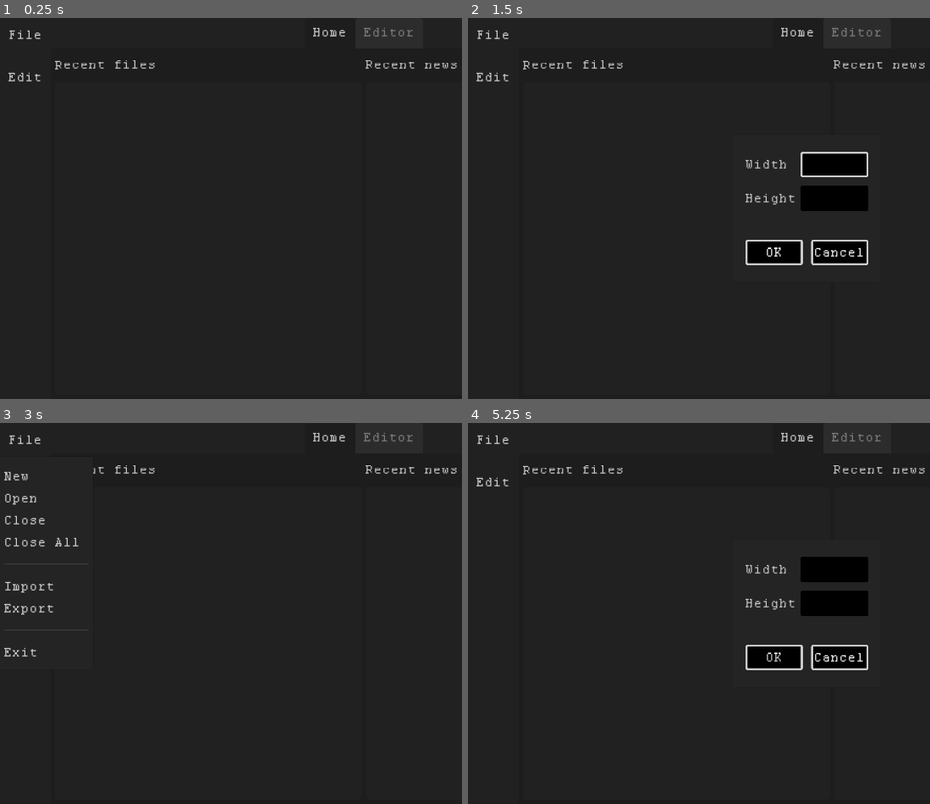
Above: before the commit, frames 1-4 (two rows, left to right).
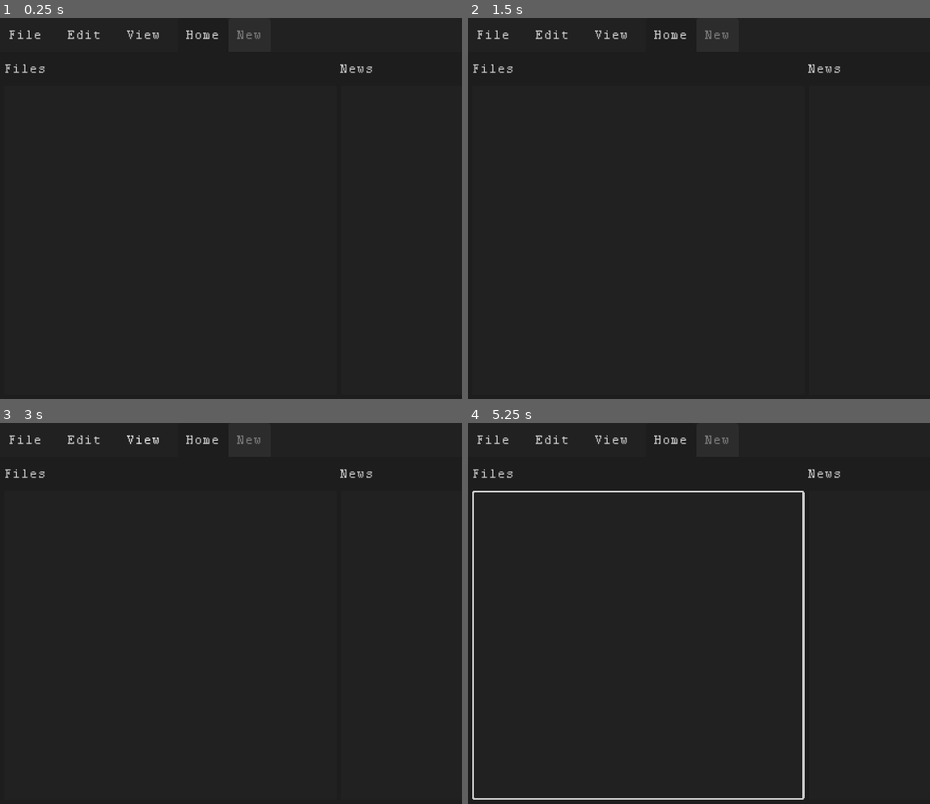
Above: after the commit, the same moments.

Repository: floppyhammer/PixE
Game: Godot game, scene res://scenes/ui/Main.tscn
Same seed, same stepped clock (60 frames per second), same inputs: the game is played once before the commit and once after it.
Inputs (mouse positions are in pixels of both pictures, inside the frame that each line leads up to):
- Up to frame 1 (0.25 s): no input
- Up to frame 2 (1.5 s): click "File" at 0.5 s; click "Edit" at 1.25 s
- Up to frame 3 (3 s): click (143, 438) at 2 s, where only the run after the commit has a clickable "View"; click "File" at 2.75 s
- Up to frame 4 (5.25 s): click "Edit" at 3.5 s; click (837, 659) at 4.25 s, where only the run before the commit has a clickable "Cancel"; click (772, 659) at 5 s, where only the run before the commit has a clickable "OK"

The runs differ from the first frame. In frame 1, 1.0% of the frame differs, in the area x 1-99%, y 2-17%; in frame 2, 4.8%; in frame 3, 1.6%; in frame 4, 6.1%, in the area x 0-99%, y 2-99%.

Commit message:
Make use of Tabs

Diff:
--- /dev/null
+++ b/HowToExportToAndroid.gd
@@ -0,0 +1,7 @@
+extends Node
+
+"""
+Linux:
+Install JDK through command line otherwise jarsigner wouldn't be found
+and export woull fail.
+"""
--- a/scenes/core/Editor.tscn
+++ b/scenes/core/Editor.tscn
@@ -296,15 +296,15 @@
 mouse_filter = 2
 
 [node name="PopupPanel" type="PopupPanel" parent="CenterContainer"]
-margin_left = 485.0
+margin_left = 479.0
 margin_top = 84.0
-margin_right = 795.0
+margin_right = 801.0
 margin_bottom = 636.0
 
 [node name="ColorPicker" parent="CenterContainer/PopupPanel" instance=ExtResource( 14 )]
 margin_left = 8.0
 margin_top = 16.0
-margin_right = 302.0
+margin_right = 314.0
 margin_bottom = 536.0
 
 [connection signal="color_selected" from="VBoxContainer/OpArea/Palette/Palette" to="." method="_on_Palette_color_selected"]
--- a/scenes/ui/Main.gd
+++ b/scenes/ui/Main.gd
@@ -1,8 +1,11 @@
 extends Panel
 
-onready var file_mb = $VBoxContainer/VBoxContainer/File
-onready var edit_mb = $VBoxContainer/VBoxContainer/Edit
-onready var editor = $VBoxContainer/TabContainer/Editor
+onready var file_mb = $VBoxC/MenuBar/File
+onready var edit_mb = $VBoxC/MenuBar/Edit
+onready var tabs = $VBoxC/MenuBar/Tabs
+onready var tab_c = $VBoxC/TabC
+
+var current_editor = null
 
 var editor_scene = preload("res://scenes/core/Editor.tscn")
 
@@ -12,22 +15,6 @@
 	_reload()
 
 	get_tree().connect("files_dropped", self, "_get_dropped_files_path")
-
-
-func _get_dropped_files_path(files : PoolStringArray, screen : int) -> void:
-	if not files.empty():
-		var file_path : String = files[0]
-		var err = loaded_image.load(file_path)
-		if err != OK:
-			return
-
-		var img_size = loaded_image.get_size()
-		if img_size.x == 0 or img_size.y == 0: return
-
-		var new_editor = editor_scene.instance()
-		new_editor.call_deferred("setup", img_size, loaded_image)
-		new_editor.name = file_path.get_basename().trim_prefix(file_path.get_base_dir())
-		$VBoxContainer/TabContainer.add_child(new_editor)
 
 
 func _reload():
@@ -47,6 +34,30 @@
 	edit_mb.get_popup().connect("index_pressed", self, "edit_mb_pressed")
 
 
+	tabs.add_tab("Home")
+	tabs.add_tab("New")
+
+
+func _get_dropped_files_path(files : PoolStringArray, screen : int) -> void:
+	if not files.empty():
+		var file_path : String = files[0]
+		var err = loaded_image.load(file_path)
+		if err != OK:
+			return
+
+		var img_size = loaded_image.get_size()
+		if img_size.x == 0 or img_size.y == 0: return
+
+		var new_editor = editor_scene.instance()
+		new_editor.call_deferred("setup", img_size, loaded_image)
+		var file_name = file_path.get_basename().trim_prefix(file_path.get_base_dir() + "/")
+
+		tab_c.add_child(new_editor)
+		tabs.add_tab(file_name)
+
+		current_editor = new_editor
+
+
 func _when_file_entry_pressed(index):
 	match index:
 		0:
@@ -57,41 +68,20 @@
 			get_tree().quit()
 
 
-func _on_Browser_article_pressed(url):
-	$Reader.prepare(url)
+func edit_mb_pressed(index):
+	if not current_editor: return
+
+	match index:
+		0:
+			current_editor.undo_canvas()
+		1:
+			current_editor.redo_canvas()
 
 
-func _on_Words_pressed():
-	$VBoxC/Middle.current_tab = 0
+func _on_Tabs_tab_changed(tab):
+	tab_c.current_tab = tab
 
-	$VBoxC/Top.show()
-
-
-func _on_Pictures_pressed():
-	$VBoxC/Middle.current_tab = 1
-
-	$VBoxC/Top.show()
-
-
-func _on_Audio_pressed():
-	$VBoxC/Middle.current_tab = 2
-
-	$VBoxC/Top.show()
-
-
-func _on_About_pressed():
-	$VBoxC/Middle.current_tab = 3
-
-	$VBoxC/Top.hide()
-
-
-func _on_BrowserImages_image_pressed():
-	$ImageViewer.show()
-
-
-func edit_mb_pressed(index):
-	match index:
-		0:
-			editor.undo_canvas()
-		1:
-			editor.redo_canvas()
+	if tab == 0:
+		current_editor = null
+	else:
+		current_editor = tab_c.get_child(tab)
--- a/scenes/ui/Main.tscn
+++ b/scenes/ui/Main.tscn
@@ -1,10 +1,12 @@
-[gd_scene load_steps=5 format=2]
+[gd_scene load_steps=6 format=2]
 
 [ext_resource path="res://tres/theme_dark.tres" type="Theme" id=1]
 [ext_resource path="res://scenes/ui/OpenSpriteDialog.tscn" type="PackedScene" id=2]
 [ext_resource path="res://scenes/core/Editor.tscn" type="PackedScene" id=3]
 [ext_resource path="res://scenes/ui/Main.gd" type="Script" id=4]
 
+[sub_resource type="StyleBoxEmpty" id=1]
+
 [node name="Main" type="Panel"]
 anchor_right = 1.0
 anchor_bottom = 1.0
@@ -14,7 +16,7 @@
 "_edit_use_anchors_": false
 }
 
-[node name="VBoxContainer" type="HBoxContainer" parent="."]
+[node name="VBoxC" type="VBoxContainer" parent="."]
 anchor_right = 1.0
 anchor_bottom = 1.0
 custom_constants/separation = 0
@@ -22,21 +24,21 @@
 "_edit_use_anchors_": false
 }
 
-[node name="VBoxContainer" type="VBoxContainer" parent="VBoxContainer"]
-margin_right = 96.0
-margin_bottom = 720.0
+[node name="MenuBar" type="HBoxContainer" parent="VBoxC"]
+margin_right = 1280.0
+margin_bottom = 64.0
 custom_constants/separation = 16
 
-[node name="File" type="MenuButton" parent="VBoxContainer/VBoxContainer"]
+[node name="File" type="MenuButton" parent="VBoxC/MenuBar"]
 margin_right = 96.0
 margin_bottom = 64.0
 rect_min_size = Vector2( 96, 64 )
 text = "File"
 
-[node name="Edit" type="MenuButton" parent="VBoxContainer/VBoxContainer"]
-margin_top = 80.0
-margin_right = 96.0
-margin_bottom = 144.0
+[node name="Edit" type="MenuButton" parent="VBoxC/MenuBar"]
+margin_left = 112.0
+margin_right = 208.0
+margin_bottom = 64.0
 rect_min_size = Vector2( 96, 64 )
 focus_mode = 2
 text = "Edit"
@@ -44,81 +46,90 @@
 "_edit_use_anchors_": false
 }
 
-[node name="TabContainer" type="TabContainer" parent="VBoxContainer"]
-margin_left = 96.0
+[node name="View" type="MenuButton" parent="VBoxC/MenuBar"]
+margin_left = 224.0
+margin_right = 320.0
+margin_bottom = 64.0
+rect_min_size = Vector2( 96, 64 )
+focus_mode = 2
+text = "View"
+__meta__ = {
+"_edit_use_anchors_": false
+}
+
+[node name="Tabs" type="Tabs" parent="VBoxC/MenuBar"]
+margin_left = 336.0
+margin_right = 1280.0
+margin_bottom = 64.0
+size_flags_horizontal = 3
+tab_align = 0
+
+[node name="TabC" type="TabContainer" parent="VBoxC"]
+margin_top = 64.0
 margin_right = 1280.0
 margin_bottom = 720.0
 size_flags_horizontal = 3
 size_flags_vertical = 3
-
-[node name="Home" type="Control" parent="VBoxContainer/TabContainer"]
+tabs_visible = false
+
+[node name="Home" type="PanelContainer" parent="VBoxC/TabC"]
 anchor_right = 1.0
 anchor_bottom = 1.0
 margin_left = 8.0
-margin_top = 64.0
+margin_top = 8.0
 margin_right = -8.0
 margin_bottom = -8.0
 size_flags_horizontal = 3
 size_flags_vertical = 3
-
-[node name="HBoxContainer" type="HBoxContainer" parent="VBoxContainer/TabContainer/Home"]
-anchor_right = 1.0
-anchor_bottom = 1.0
-custom_constants/separation = 8
-__meta__ = {
-"_edit_use_anchors_": false
-}
-
-[node name="VBoxContainer" type="VBoxContainer" parent="VBoxContainer/TabContainer/Home/HBoxContainer"]
-margin_right = 580.0
-margin_bottom = 648.0
-size_flags_horizontal = 3
-size_flags_vertical = 3
-
-[node name="Label" type="Label" parent="VBoxContainer/TabContainer/Home/HBoxContainer/VBoxContainer"]
-margin_right = 580.0
-margin_bottom = 48.0
-rect_min_size = Vector2( 0, 48 )
-text = "Recent files"
+custom_styles/panel = SubResource( 1 )
+
+[node name="GridC" type="GridContainer" parent="VBoxC/TabC/Home"]
+margin_right = 1264.0
+margin_bottom = 640.0
+custom_constants/vseparation = 8
+custom_constants/hseparation = 8
+columns = 2
+__meta__ = {
+"_edit_use_anchors_": false
+}
+
+[node name="LabelFiles" type="Label" parent="VBoxC/TabC/Home/GridC"]
+margin_right = 628.0
+margin_bottom = 48.0
+rect_min_size = Vector2( 0, 48 )
+text = "Files"
 valign = 1
 
-[node name="ItemList" type="ItemList" parent="VBoxContainer/TabContainer/Home/HBoxContainer/VBoxContainer"]
+[node name="LabelNews" type="Label" parent="VBoxC/TabC/Home/GridC"]
+margin_left = 636.0
+margin_right = 1264.0
+margin_bottom = 48.0
+rect_min_size = Vector2( 0, 48 )
+text = "News"
+valign = 1
+
+[node name="ListFiles" type="ItemList" parent="VBoxC/TabC/Home/GridC"]
 margin_top = 56.0
-margin_right = 580.0
-margin_bottom = 648.0
-size_flags_horizontal = 3
-size_flags_vertical = 3
-
-[node name="VBoxContainer2" type="VBoxContainer" parent="VBoxContainer/TabContainer/Home/HBoxContainer"]
-margin_left = 588.0
-margin_right = 1168.0
-margin_bottom = 648.0
-size_flags_horizontal = 3
-size_flags_vertical = 3
-
-[node name="Label" type="Label" parent="VBoxContainer/TabContainer/Home/HBoxContainer/VBoxContainer2"]
-margin_right = 580.0
-margin_bottom = 48.0
-rect_min_size = Vector2( 0, 48 )
-text = "Recent news"
-valign = 1
-
-[node name="ItemList" type="ItemList" parent="VBoxContainer/TabContainer/Home/HBoxContainer/VBoxContainer2"]
+margin_right = 628.0
+margin_bottom = 640.0
+size_flags_horizontal = 3
+size_flags_vertical = 3
+
+[node name="ListNews" type="ItemList" parent="VBoxC/TabC/Home/GridC"]
+margin_left = 636.0
 margin_top = 56.0
-margin_right = 580.0
-margin_bottom = 648.0
-size_flags_horizontal = 3
-size_flags_vertical = 3
-
-[node name="Editor" parent="VBoxContainer/TabContainer" instance=ExtResource( 3 )]
+margin_right = 1264.0
+margin_bottom = 640.0
+size_flags_horizontal = 3
+size_flags_vertical = 3
+
+[node name="New" parent="VBoxC/TabC" instance=ExtResource( 3 )]
 visible = false
 margin_left = 8.0
-margin_top = 64.0
 margin_right = -8.0
 margin_bottom = -8.0
 
 [node name="NewSpriteDialog" type="PopupPanel" parent="."]
-visible = true
 anchor_left = 0.5
 anchor_top = 0.5
 anchor_right = 0.5
@@ -131,7 +142,7 @@
 "_edit_use_anchors_": false
 }
 
-[node name="MarginContainer" type="MarginContainer" parent="NewSpriteDialog"]
+[node name="MarginC" type="MarginContainer" parent="NewSpriteDialog"]
 anchor_right = 1.0
 anchor_bottom = 1.0
 margin_left = 8.0
@@ -146,7 +157,7 @@
 "_edit_use_anchors_": false
 }
 
-[node name="VBoxContainer" type="VBoxContainer" parent="NewSpriteDialog/MarginContainer"]
+[node name="VBoxC" type="VBoxContainer" parent="NewSpriteDialog/MarginC"]
 margin_left = 16.0
 margin_top = 16.0
 margin_right = 248.0
@@ -157,46 +168,46 @@
 "_edit_use_anchors_": false
 }
 
-[node name="Width" type="HBoxContainer" parent="NewSpriteDialog/MarginContainer/VBoxContainer"]
-margin_right = 232.0
-margin_bottom = 48.0
-rect_min_size = Vector2( 0, 48 )
-
-[node name="Label" type="Label" parent="NewSpriteDialog/MarginContainer/VBoxContainer/Width"]
+[node name="Width" type="HBoxContainer" parent="NewSpriteDialog/MarginC/VBoxC"]
+margin_right = 232.0
+margin_bottom = 48.0
+rect_min_size = Vector2( 0, 48 )
+
+[node name="Label" type="Label" parent="NewSpriteDialog/MarginC/VBoxC/Width"]
 margin_top = 12.0
 margin_right = 80.0
 margin_bottom = 36.0
 rect_min_size = Vector2( 64, 0 )
 text = "Width"
 
-[node name="LineEdit" type="LineEdit" parent="NewSpriteDialog/MarginContainer/VBoxContainer/Width"]
+[node name="LineEdit" type="LineEdit" parent="NewSpriteDialog/MarginC/VBoxC/Width"]
 margin_left = 104.0
 margin_right = 232.0
 margin_bottom = 48.0
 rect_min_size = Vector2( 128, 0 )
 size_flags_horizontal = 10
 
-[node name="Height" type="HBoxContainer" parent="NewSpriteDialog/MarginContainer/VBoxContainer"]
+[node name="Height" type="HBoxContainer" parent="NewSpriteDialog/MarginC/VBoxC"]
 margin_top = 64.0
 margin_right = 232.0
 margin_bottom = 112.0
 rect_min_size = Vector2( 0, 48 )
 
-[node name="Label" type="Label" parent="NewSpriteDialog/MarginContainer/VBoxContainer/Height"]
+[node name="Label" type="Label" parent="NewSpriteDialog/MarginC/VBoxC/Height"]
 margin_top = 12.0
 margin_right = 96.0
 margin_bottom = 36.0
 rect_min_size = Vector2( 64, 0 )
 text = "Height"
 
-[node name="LineEdit" type="LineEdit" parent="NewSpriteDialog/MarginContainer/VBoxContainer/Height"]
+[node name="LineEdit" type="LineEdit" parent="NewSpriteDialog/MarginC/VBoxC/Height"]
 margin_left = 104.0
 margin_right = 232.0
 margin_bottom = 48.0
 rect_min_size = Vector2( 128, 0 )
 size_flags_horizontal = 10
 
-[node name="HBoxContainer" type="HBoxContainer" parent="NewSpriteDialog/MarginContainer/VBoxContainer"]
+[node name="HBoxContainer" type="HBoxContainer" parent="NewSpriteDialog/MarginC/VBoxC"]
 margin_top = 166.0
 margin_right = 232.0
 margin_bottom = 214.0
@@ -204,13 +215,13 @@
 size_flags_vertical = 10
 custom_constants/separation = 16
 
-[node name="OK" type="Button" parent="NewSpriteDialog/MarginContainer/VBoxContainer/HBoxContainer"]
+[node name="OK" type="Button" parent="NewSpriteDialog/MarginC/VBoxC/HBoxContainer"]
 margin_right = 108.0
 margin_bottom = 48.0
 size_flags_horizontal = 3
 text = "OK"
 
-[node name="Cancel" type="Button" parent="NewSpriteDialog/MarginContainer/VBoxContainer/HBoxContainer"]
+[node name="Cancel" type="Button" parent="NewSpriteDialog/MarginC/VBoxC/HBoxContainer"]
 margin_left = 124.0
 margin_right = 232.0
 margin_bottom = 48.0
@@ -226,3 +237,5 @@
 margin_top = -266.5
 margin_right = 398.0
 margin_bottom = 266.5
+
+[connection signal="tab_changed" from="VBoxC/MenuBar/Tabs" to="." method="_on_Tabs_tab_changed"]
--- a/tres/theme_dark.tres
+++ b/tres/theme_dark.tres
@@ -55,10 +55,10 @@
 content_margin_top = 16.0
 content_margin_bottom = 16.0
 bg_color = Color( 0.133333, 0.133333, 0.133333, 1 )
-corner_radius_top_left = 8
-corner_radius_top_right = 8
-corner_radius_bottom_right = 8
-corner_radius_bottom_left = 8
+corner_radius_top_left = 4
+corner_radius_top_right = 4
+corner_radius_bottom_right = 4
+corner_radius_bottom_left = 4
 
 [sub_resource type="StyleBoxFlat" id=13]
 draw_center = false
@@ -66,10 +66,10 @@
 border_width_top = 4
 border_width_right = 4
 border_width_bottom = 4
-corner_radius_top_left = 8
-corner_radius_top_right = 8
-corner_radius_bottom_right = 8
-corner_radius_bottom_left = 8
+corner_radius_top_left = 4
+corner_radius_top_right = 4
+corner_radius_bottom_right = 4
+corner_radius_bottom_left = 4
 
 [sub_resource type="StyleBoxFlat" id=15]
 bg_color = Color( 0, 0, 0, 1 )
@@ -1306,7 +1306,7 @@
 RichTextLabel/styles/normal = null
 ScrollContainer/styles/bg = null
 SpinBox/icons/updown = null
-TabContainer/colors/font_color_bg = Color( 0.492188, 0.492188, 0.492188, 1 )
+TabContainer/colors/font_color_bg = Color( 0.494118, 0.494118, 0.494118, 1 )
 TabContainer/colors/font_color_disabled = Color( 0, 0, 0, 1 )
 TabContainer/colors/font_color_fg = Color( 0.811765, 0.811765, 0.811765, 1 )
 TabContainer/constants/hseparation = 0
@@ -1327,9 +1327,9 @@
 TabContainer/styles/tab_disabled = null
 TabContainer/styles/tab_fg = SubResource( 9 )
 TabContainer/styles/tab_selected_odd = null
-Tabs/colors/font_color_bg = Color( 0, 0, 0, 1 )
+Tabs/colors/font_color_bg = Color( 0.494118, 0.494118, 0.494118, 1 )
 Tabs/colors/font_color_disabled = Color( 0, 0, 0, 1 )
-Tabs/colors/font_color_fg = Color( 0, 0, 0, 1 )
+Tabs/colors/font_color_fg = Color( 0.811765, 0.811765, 0.811765, 1 )
 Tabs/constants/hseparation = 0
 Tabs/constants/label_valign_bg = 0
 Tabs/constants/label_valign_fg = 0
@@ -1342,9 +1342,9 @@
 Tabs/icons/increment_highlight = null
 Tabs/styles/button = null
 Tabs/styles/button_pressed = null
-Tabs/styles/tab_bg = null
+Tabs/styles/tab_bg = SubResource( 8 )
 Tabs/styles/tab_disabled = null
-Tabs/styles/tab_fg = null
+Tabs/styles/tab_fg = SubResource( 9 )
 TextEdit/colors/background_color = Color( 0, 0, 0, 1 )
 TextEdit/colors/bookmark_color = Color( 0, 0, 0, 1 )
 TextEdit/colors/brace_mismatch_color = Color( 0, 0, 0, 1 )
Not shown, changed: export_presets.cfg
